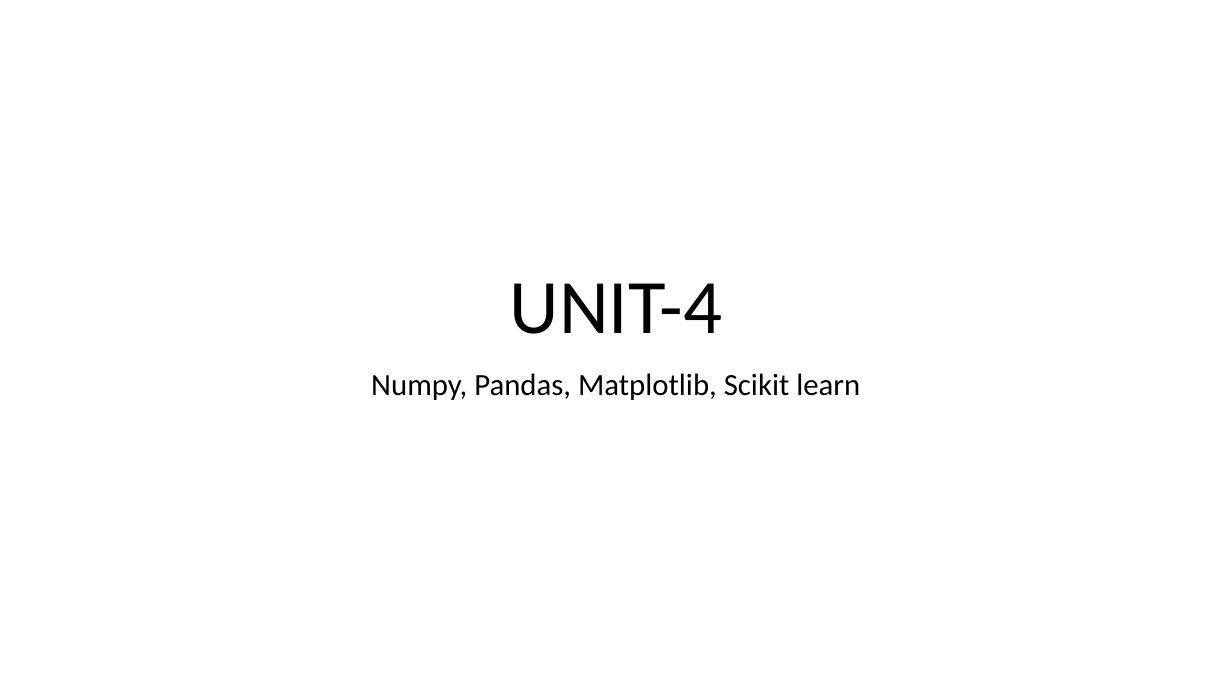
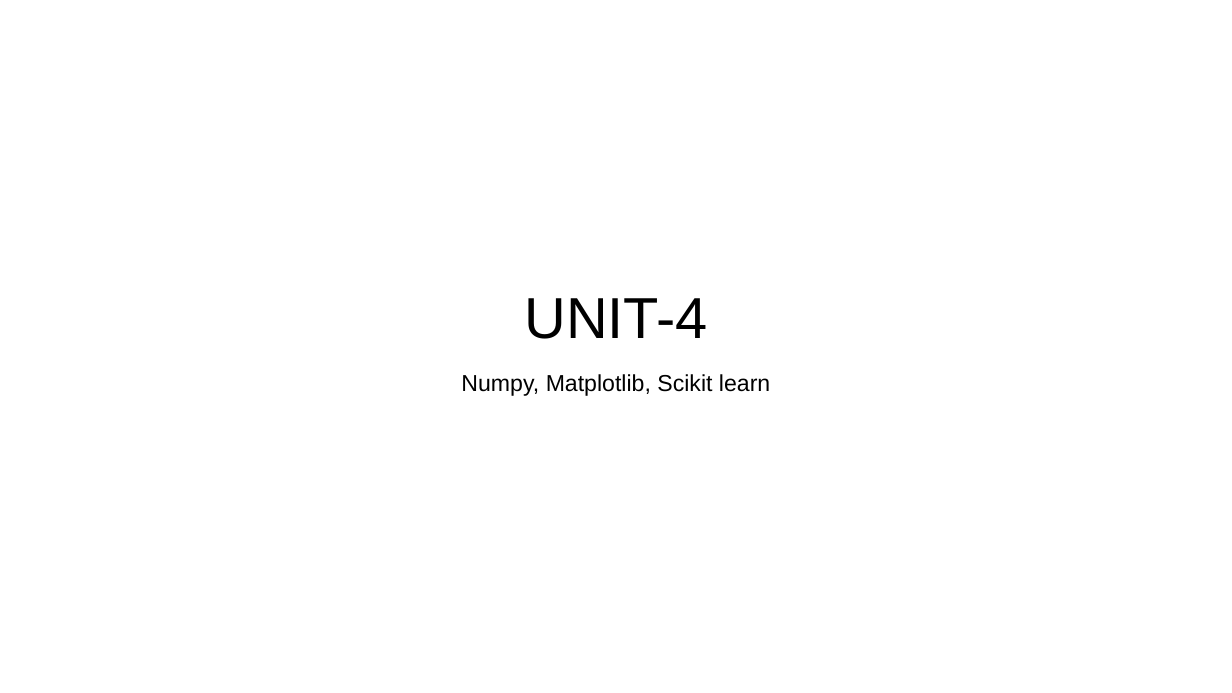
Before and after one commit to S-AMK/S-AMK, a slide deck: slide 1 of UNIT-4.pptx. Drawn at 1232x693 pixels with LibreOffice and Linux fonts; fonts in the diff are those of the drawing. Boxes give left, top, right and bottom in pixels: in the first picture for what was removed or moved away, otherwise in the second. Text is boxed around its words. In the diff, an @@ line names an element or a change of style, - is before the commit and + after.

```diff
--- a/UNIT-4.pptx
+++ b/UNIT-4.pptx
@@ title "UNIT-4" at bbox=[525, 298, 708, 339]: size 60 to 45 pt, font Calibri to Arial; line spacing 0.9 to 1 @@
@@ subtitle at bbox=[461, 374, 770, 396]: text changed; size 24 to 18 pt; font Calibri to Arial @@
-Numpy, Pandas, Matplotlib, Scikit learn
+Numpy, Matplotlib, Scikit learn
```
Also in this commit, not shown: 48 other slides changed, 38 slides added, 42 slides removed.
